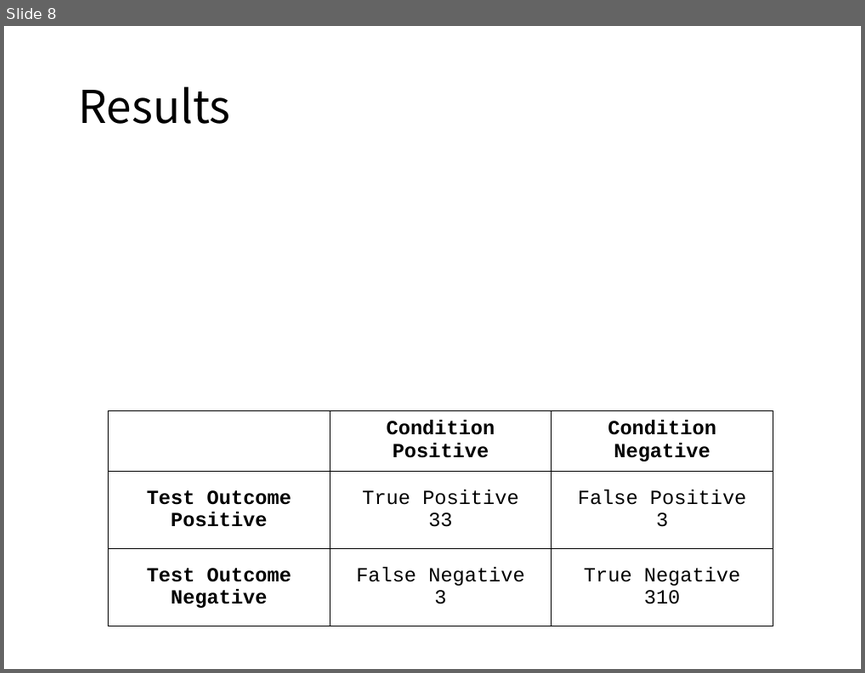
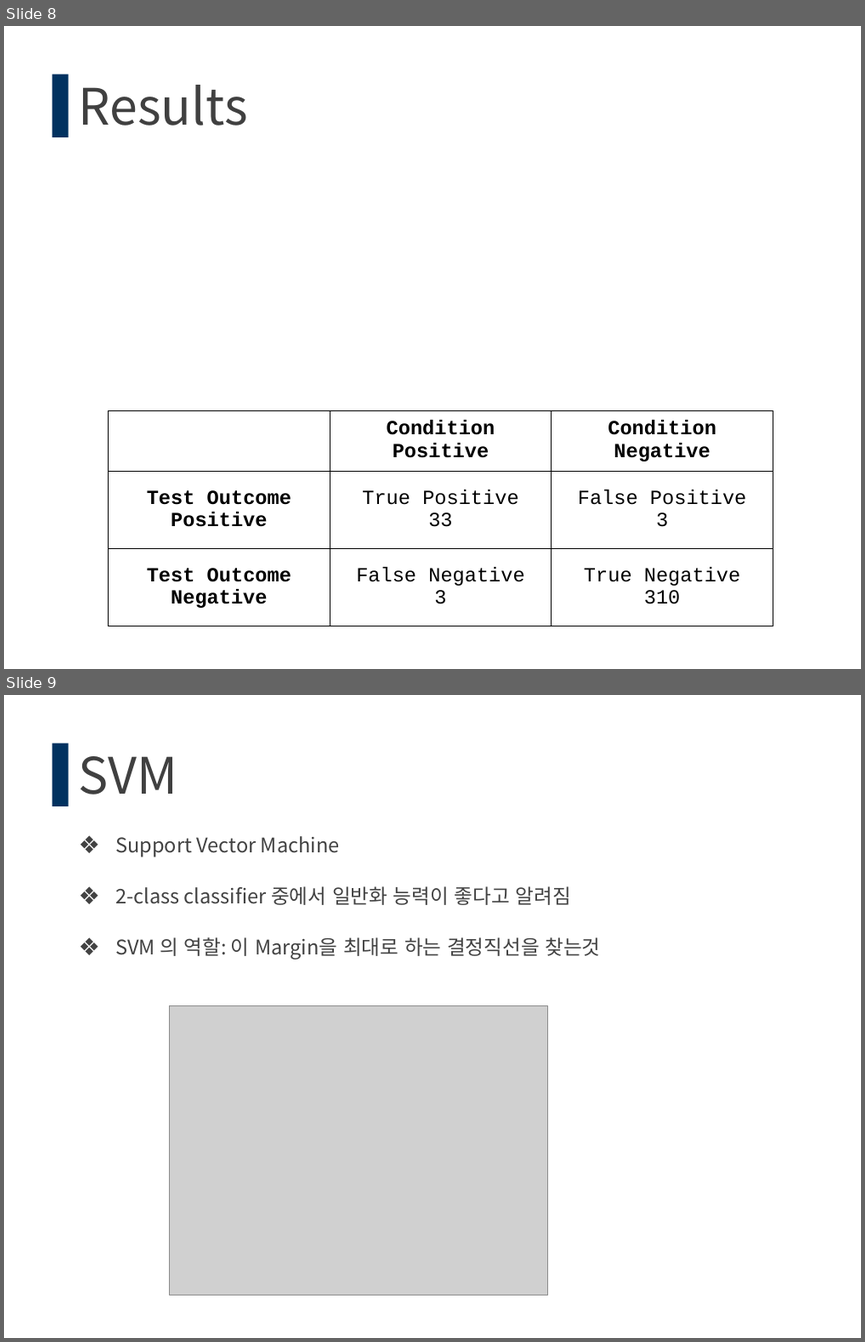
Before and after one commit to tebica/datacontest, a slide deck: [SEP592] Contest 2조(임석빈,박민우).pptx. Shown one above the other, each under a label of ours: slide 8 before the commit, slides 8 and 9 after it. The pictures are 865x673 and 865x1342 pixels, drawn with LibreOffice and Linux fonts; fonts in the diff are those of the drawing; grey boxes stand for pictures; background and template pictures are left out. Boxes give left, top, right and bottom in pixels: in the first picture for what was removed or moved away, otherwise in the second. Text is boxed around its words. In the diff, an @@ line names an element or a change of style, - is before the commit and + after.

```diff
--- a/[SEP592] Contest 2조(임석빈,박민우).pptx
+++ b/[SEP592] Contest 2조(임석빈,박민우).pptx
@@ slide 9 added at (4, 695, 861, 1338), background #FFFFFF; not listed: 1 template element that a slide beside it also shows @@
@@ title added at (79, 756, 178, 794), 60 pt, text #404040 @@
+SVM
@@ text added at (115, 836, 600, 959), 24 pt, text #424242 @@
+❖ Support Vector Machine
+❖ 2-class classifier 중에서 일반화 능력이 좋다고 알려짐
+❖ SVM 의 역할: 이 Margin을 최대로 하는 결정직선을 찾는것
@@ picture added at (169, 1006, 547, 1295) @@
@@ slide 8 changed as well @@
@@ title "Results" at (79, 85, 248, 125): size 54 to 60 pt, text colour #000000 to #404040 @@
@@ rectangle added at (52, 74, 69, 137), fill #013260 @@
```
Also in this commit, not shown: 7 other slides changed, 5 other slides added.
